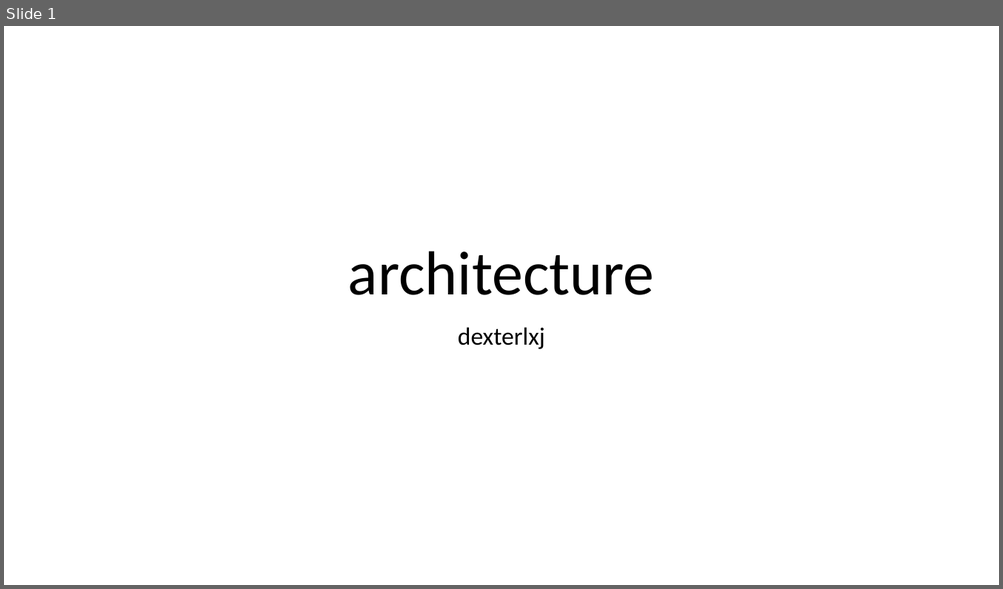
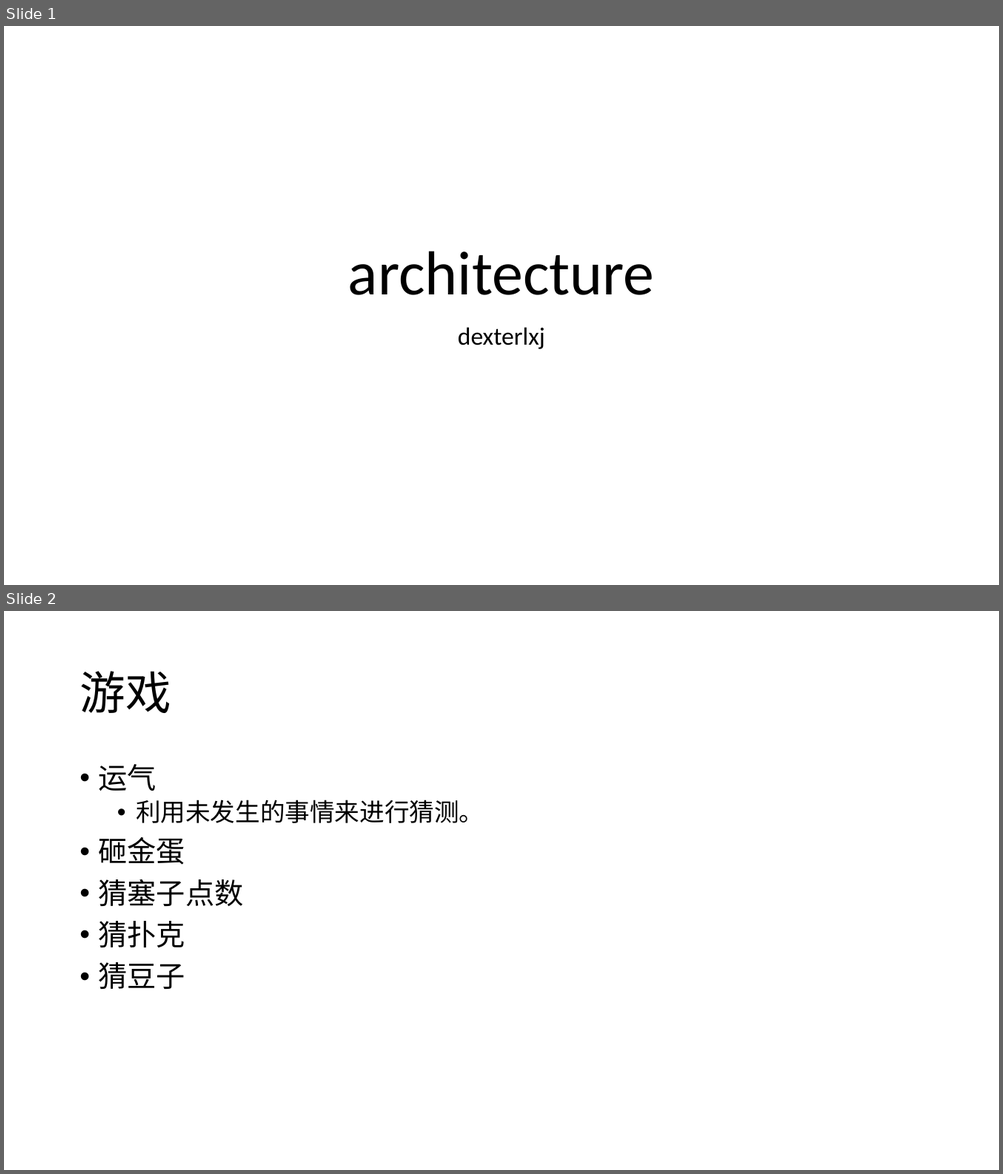
Before and after one commit to leixiangjian/design, a slide deck: architecture.pptx. Shown one above the other, each under a label of ours: slide 1 before the commit, slides 1 and 2 after it. The pictures are 1003x589 and 1003x1174 pixels, drawn with LibreOffice and Linux fonts; fonts in the diff are those of the drawing. Boxes give left, top, right and bottom in pixels: in the first picture for what was removed or moved away, otherwise in the second. Text is boxed around its words. In the diff, an @@ line names an element or a change of style, - is before the commit and + after.

```diff
--- a/architecture.pptx
+++ b/architecture.pptx
@@ slide 2 added at bbox=[4, 611, 999, 1170], background #FFFFFF @@
@@ title added at bbox=[79, 671, 170, 713], 44 pt, text #000000 @@
+游戏
@@ text added at bbox=[99, 764, 484, 989], 28 pt, text #000000 @@
+• 运气
+  • 利用未发生的事情来进行猜测。
+• 砸金蛋
+• 猜塞子点数
+• 猜扑克
+• 猜豆子
```
Also in this commit, not shown: 3 other slides added, 1 slide removed.
